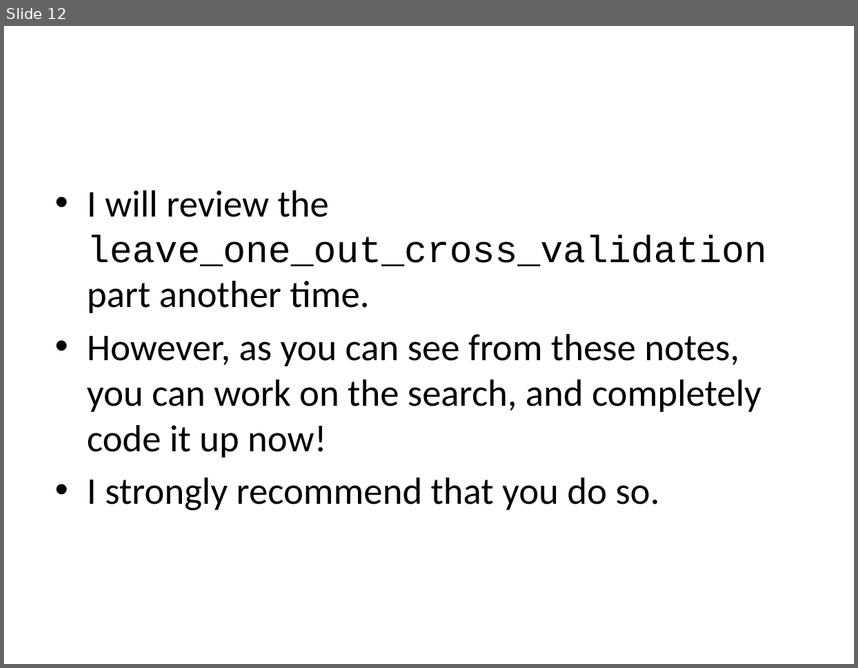
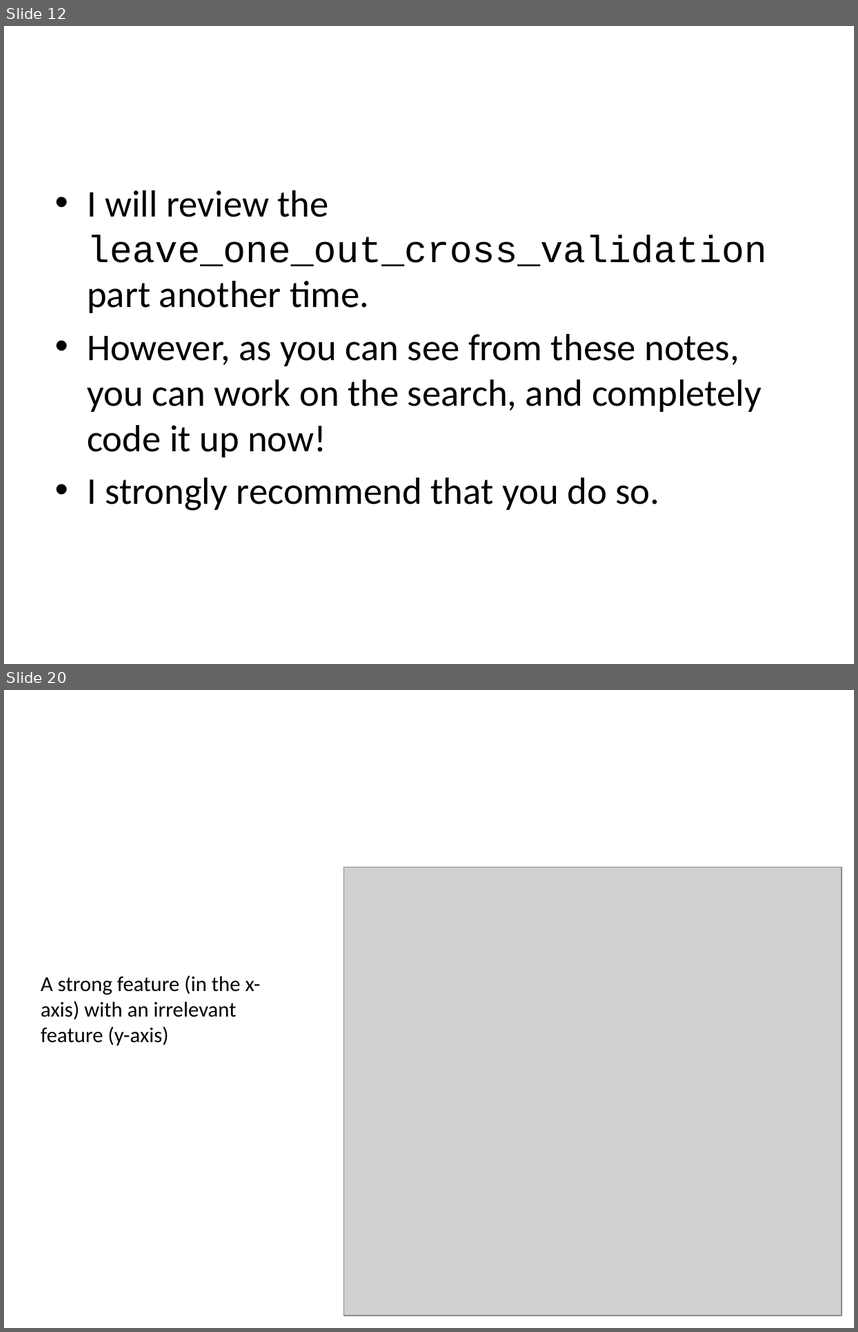
Before and after one commit to ader003/cs170-FSwNN, a slide deck: Project 2 Specifications/Project_2_hints.pptx. Shown one above the other, each under a label of ours: slide 12 before the commit, slides 12 and 20 after it; the slides between them are not shown. The pictures are 858x668 and 858x1332 pixels, drawn with LibreOffice and Linux fonts; fonts in the diff are those of the drawing; grey boxes stand for pictures. Boxes give left, top, right and bottom in pixels: in the first picture for what was removed or moved away, otherwise in the second. Text is boxed around its words. In the diff, an @@ line names an element or a change of style, - is before the commit and + after.

```diff
--- a/Project 2 Specifications/Project_2_hints.pptx
+++ b/Project 2 Specifications/Project_2_hints.pptx
@@ slide 20 added at (x1=4, y1=690, x2=854, y2=1328), background #FFFFFF @@
@@ picture added at (x1=344, y1=867, x2=842, y2=1315) @@
@@ text added at (x1=41, y1=975, x2=261, y2=1045), 18 pt, text #000000 @@
+A strong feature (in the x-axis) with an irrelevant feature (y-axis)
```
Also in this commit, not shown: 20 other slides added, 8 other files.
